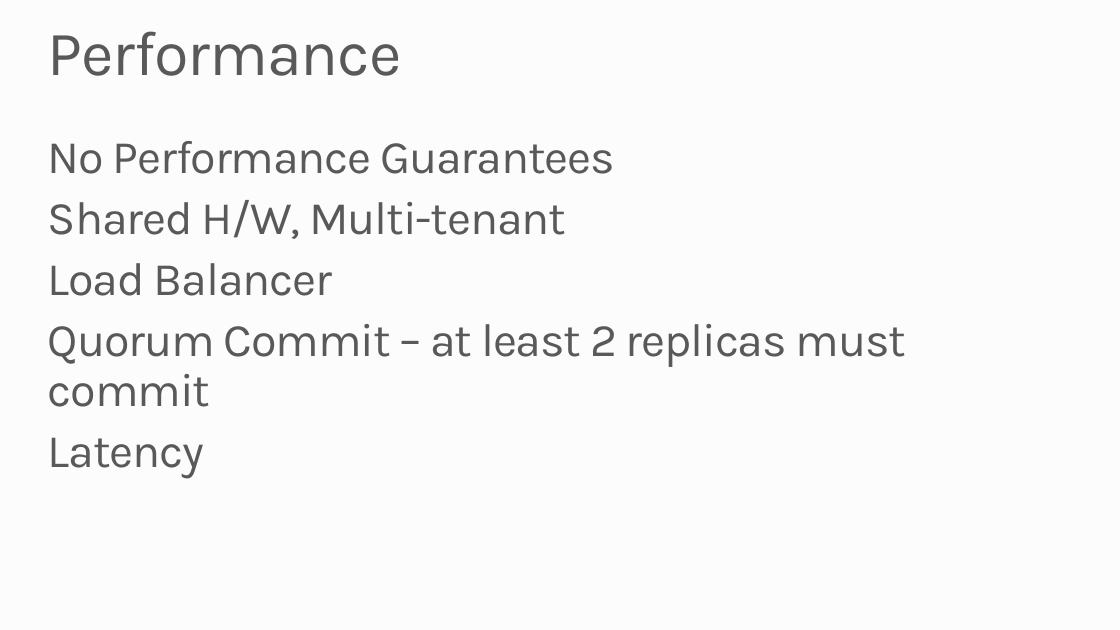
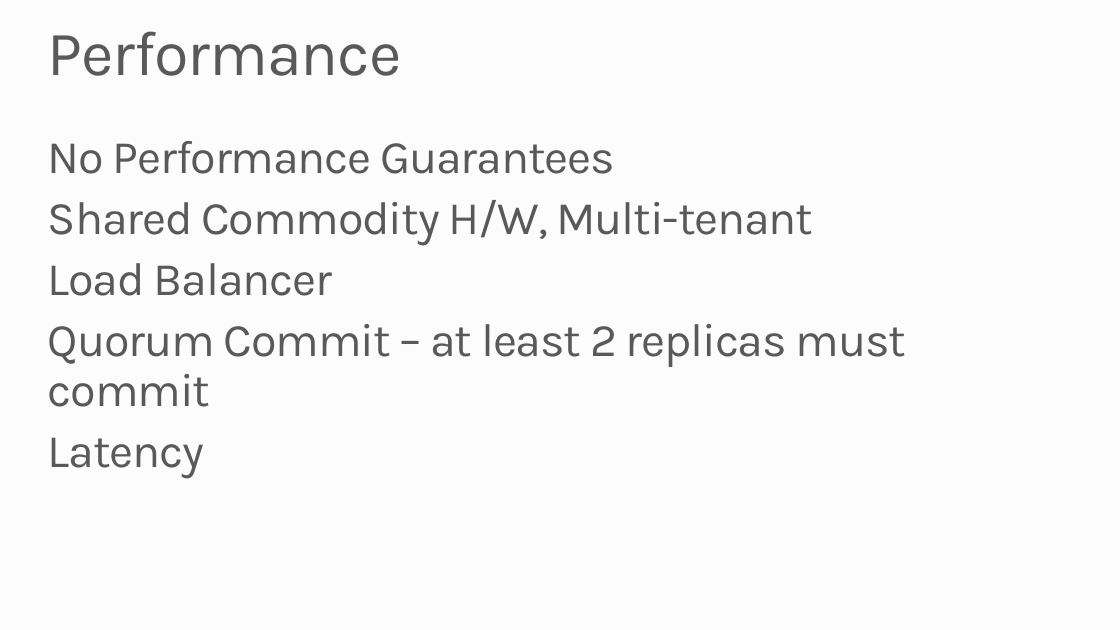
Before and after one commit to robdmoore/SQLAzureTransientDemo, a slide deck: slide 20 of Presentation.pptx (slide 19 before the commit). Drawn at 1120x630 pixels with LibreOffice and Linux fonts; fonts in the diff are those of the drawing; background and template pictures are left out. Boxes give left, top, right and bottom in pixels: in the first picture for what was removed or moved away, otherwise in the second. Text is boxed around its words. In the diff, an @@ line names an element or a change of style, - is before the commit and + after.

```diff
--- a/Presentation.pptx
+++ b/Presentation.pptx
@@ text at [48,200,814,245]: text changed @@
-Shared H/W, Multi-tenant
+Shared Commodity H/W, Multi-tenant
```
Also in this commit, not shown: 4 other slides changed, 1 slide added.
